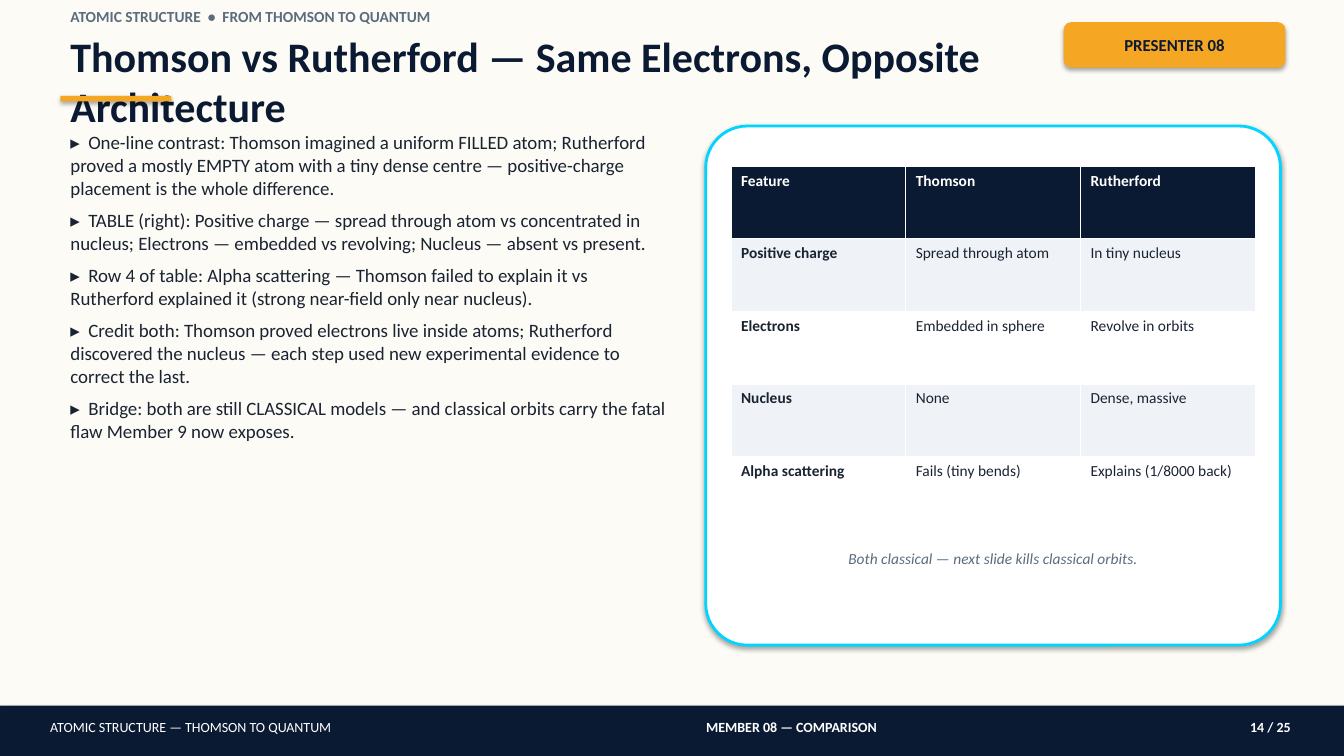
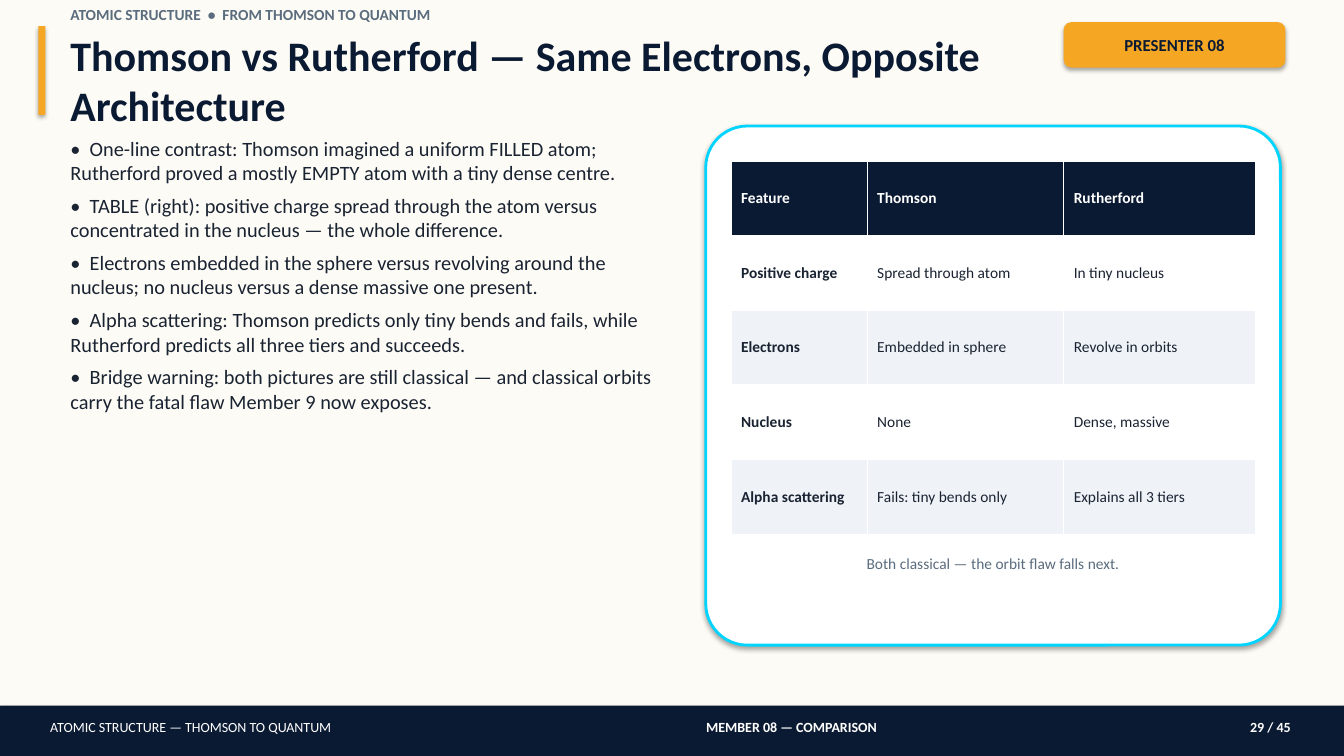
Before and after one commit to amithsharma91/big-boss-command-center, a slide deck: slide 29 of atomic-structure-presentation/Atomic_Structure_Detailed_Presentation.pptx (slide 14 before the commit). Drawn at 1344x756 pixels with LibreOffice and Linux fonts; fonts in the diff are those of the drawing. Boxes give left, top, right and bottom in pixels: in the first picture for what was removed or moved away, otherwise in the second. Text is boxed around its words. In the diff, an @@ line names an element or a change of style, - is before the commit and + after.

```diff
--- a/atomic-structure-presentation/Atomic_Structure_Detailed_Presentation.pptx
+++ b/atomic-structure-presentation/Atomic_Structure_Detailed_Presentation.pptx
@@ rectangle added at bbox=[38, 26, 45, 115], fill #F5A623 @@
@@ rectangle removed at bbox=[60, 96, 171, 102] @@
@@ text at bbox=[70, 142, 651, 413]: text changed; size 13.5 to 14.5 pt @@
-▸ One-line contrast: Thomson imagined a uniform FILLED atom; Rutherford proved a mostly EMPTY atom with a tiny dense centre — positive-charge placement is the whole difference.
-▸ TABLE (right): Positive charge — spread through atom vs concentrated in nucleus; Electrons — embedded vs revolving; Nucleus — absent vs present.
-▸ Row 4 of table: Alpha scattering — Thomson failed to explain it vs Rutherford explained it (strong near-field only near nucleus).
-▸ Credit both: Thomson proved electrons live inside atoms; Rutherford discovered the nucleus — each step used new experimental evidence to correct the last.
-▸ Bridge: both are still CLASSICAL models — and classical orbits carry the fatal flaw Member 9 now exposes.
+• One-line contrast: Thomson imagined a uniform FILLED atom; Rutherford proved a mostly EMPTY atom with a tiny dense centre.
+• TABLE (right): positive charge spread through the atom versus concentrated in the nucleus — the whole difference.
+• Electrons embedded in the sphere versus revolving around the nucleus; no nucleus versus a dense massive one present.
+• Alpha scattering: Thomson predicts only tiny bends and fails, while Rutherford predicts all three tiers and succeeds.
+• Bridge warning: both pictures are still classical — and classical orbits carry the fatal flaw Member 9 now exposes.
@@ table at bbox=[731, 161, 1255, 534] @@
-row 5, column 2: Fails (tiny bends)
+row 5, column 2: Fails: tiny bends only
-row 5, column 3: Explains (1/8000 back)
+row 5, column 3: Explains all 3 tiers
@@ fill #EFF3F8 to #FFFFFF in 6 cells @@
@@ fill #FFFFFF to #EFF3F8 in 6 cells @@
@@ table: place and size @@
-table at bbox=[731, 166, 1254, 529]
+table at bbox=[731, 161, 1255, 534]
@@ text at bbox=[867, 558, 1119, 569]: text changed; italic off @@
-Both classical — next slide kills classical orbits.
+Both classical — the orbit flaw falls next.
@@ text at bbox=[1250, 723, 1291, 732]: text changed @@
-14 / 25
+29 / 45
```
Also in this commit, not shown: 21 other slides changed, 23 slides added, 3 slides removed, 6 other files.
